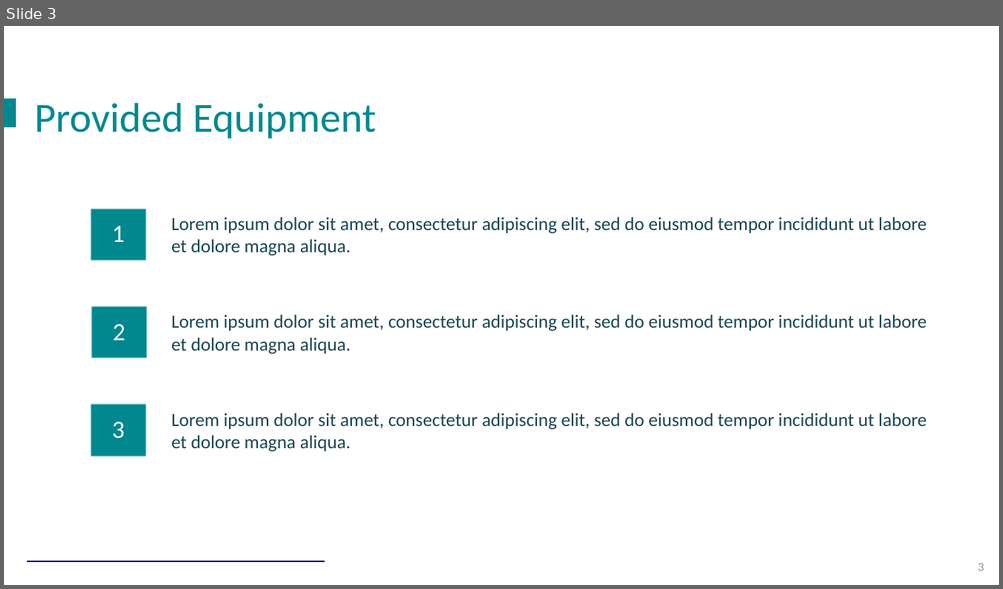
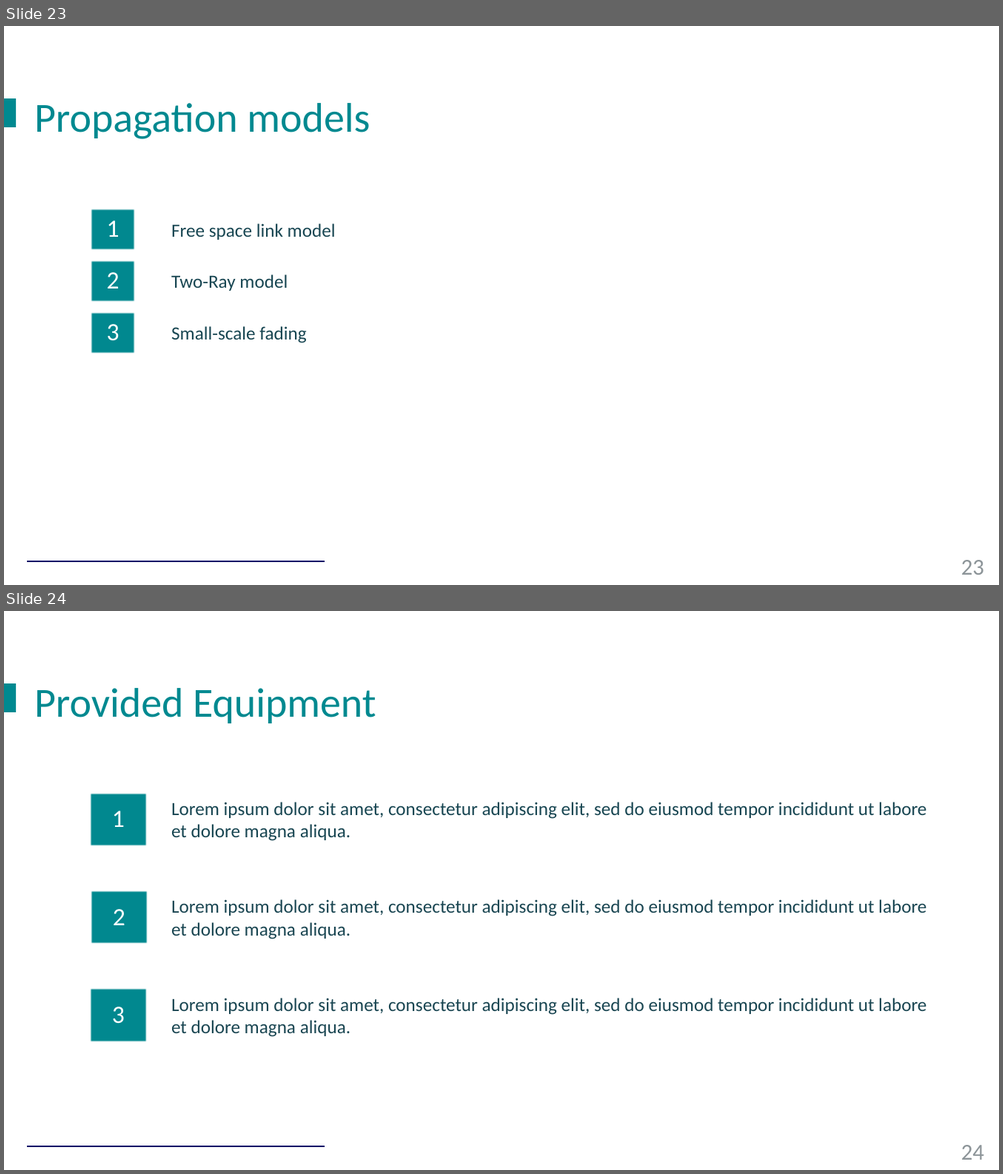
Before and after one commit to Tyr4n1x/Project_Antenna, a slide deck: Presentation.pptx. Shown one above the other, each under a label of ours: slide 3 before the commit, slides 23 and 24 after it. The pictures are 1003x589 and 1003x1174 pixels, drawn with LibreOffice and Linux fonts; fonts in the diff are those of the drawing; background and template pictures are left out. Boxes give left, top, right and bottom in pixels: in the first picture for what was removed or moved away, otherwise in the second. Text is boxed around its words. In the diff, an @@ line names an element or a change of style, - is before the commit and + after.

```diff
--- a/Presentation.pptx
+++ b/Presentation.pptx
@@ slide 23 added at bbox=[4, 26, 999, 585], background picture (left out); not listed: 3 template elements that a slide beside it also shows @@
@@ text added at bbox=[34, 103, 370, 139], 40 pt, text #008990 @@
+Propagation models
@@ text added at bbox=[91, 210, 134, 250], fill #008990, 24 pt, text #FFFFFF @@
+1
@@ text added at bbox=[171, 224, 336, 240], 18 pt, text #184652 @@
+Free space link model
@@ text added at bbox=[91, 261, 134, 302], fill #008990, 24 pt, text #FFFFFF @@
+2
@@ text added at bbox=[171, 275, 287, 291], 18 pt, text #184652 @@
+Two-Ray model
@@ text added at bbox=[91, 312, 134, 354], fill #008990, 24 pt, text #FFFFFF @@
+3
@@ text added at bbox=[171, 326, 306, 343], 18 pt, text #184652 @@
+Small-scale fading
@@ what was slide 3 is now slide 24 @@
@@ page number at bbox=[961, 1145, 984, 1160]: text changed; size 12 to 22 pt @@
-3
+24
```
Also in this commit, not shown: 2 slides changed, 20 other slides added, 1 slide removed, 11 other files.
